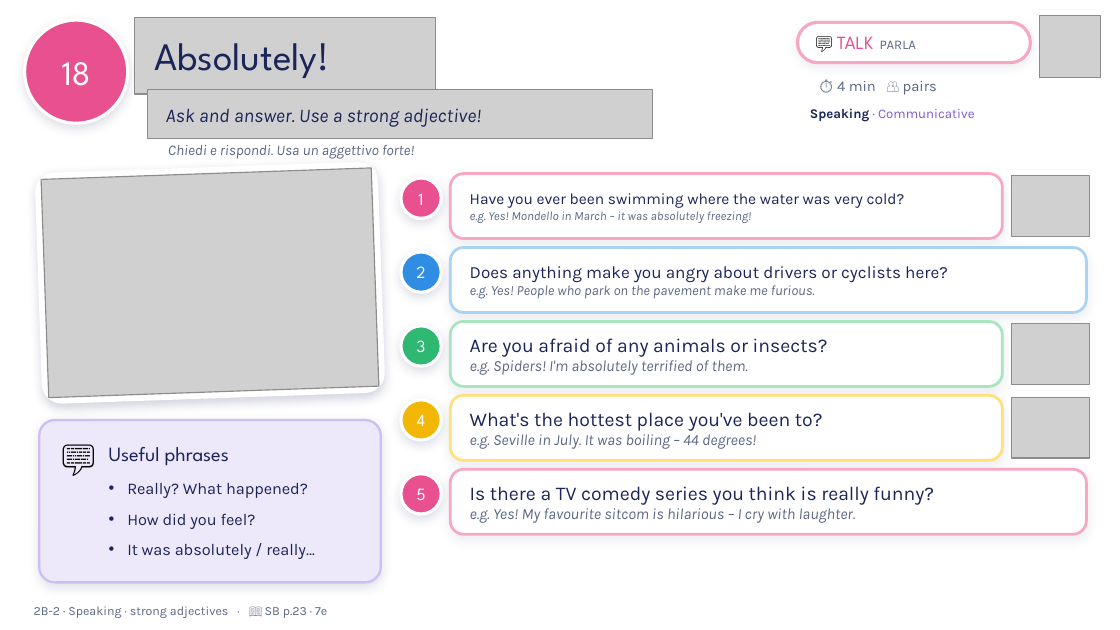
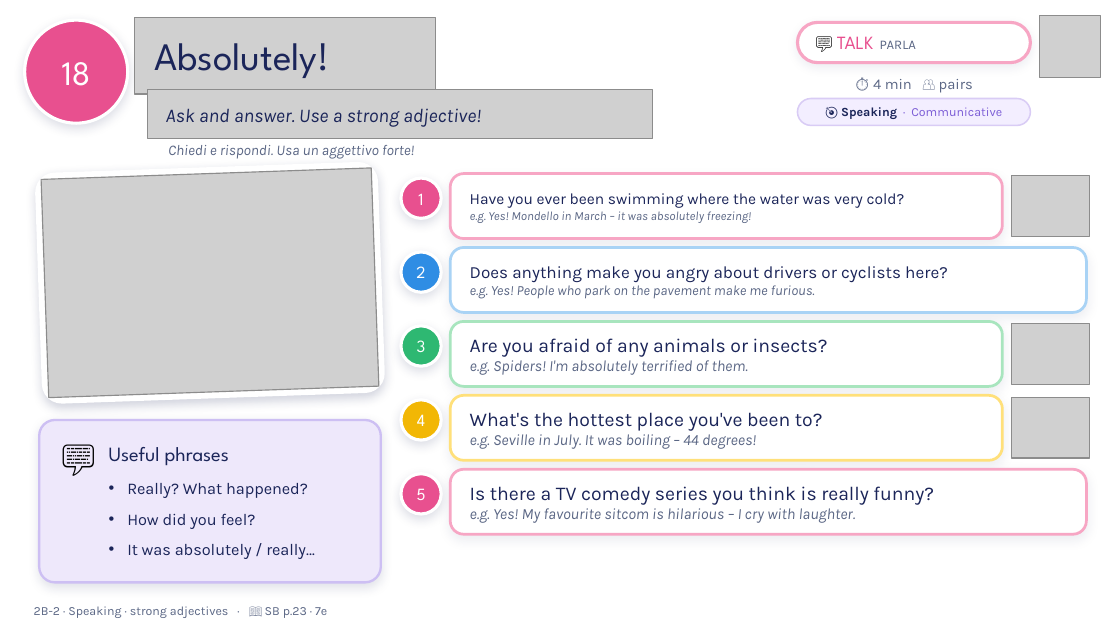
Before and after one commit to londonlanguageschool/Bagheria-, a slide deck: slide 18 of materials/B1/B1_2B-2_Changing_lives.pptx. Drawn at 1120x630 pixels with LibreOffice and Linux fonts; fonts in the diff are those of the drawing; grey boxes stand for pictures; background and template pictures are left out. Boxes give left, top, right and bottom in pixels: in the first picture for what was removed or moved away, otherwise in the second. Text is boxed around its words. In the diff, an @@ line names an element or a change of style, - is before the commit and + after.

```diff
--- a/materials/B1/B1_2B-2_Changing_lives.pptx
+++ b/materials/B1/B1_2B-2_Changing_lives.pptx
@@ text "⏱ 4 min 👥 pairs": place and size @@
-text "⏱ 4 min 👥 pairs" at (837,81,937,95)
+text "⏱ 4 min 👥 pairs" at (873,79,973,93)
@@ text "⏱ 4 min 👥 pairs" at (873,79,973,93): alignment left to centre @@
@@ rounded rectangle "🎯 Speaking · Communicative": place and size @@
-rounded rectangle "🎯 Speaking · Communicative" at (810,108,975,122)
+rounded rectangle "🎯 Speaking · Communicative" at (797,99,1030,125)
@@ rounded rectangle "🎯 Speaking · Communicative" at (797,99,1030,125): fill none to #F3EEFF; outline none to #D9CCF5 1 pt @@
@@ text in rounded rectangle at (841,107,1002,119): text changed; size 8.5 to 8 pt @@
-Speaking · Communicative
+🎯 Speaking · Communicative
```
Also in this commit, not shown: 21 other slides changed, 29 other files.
